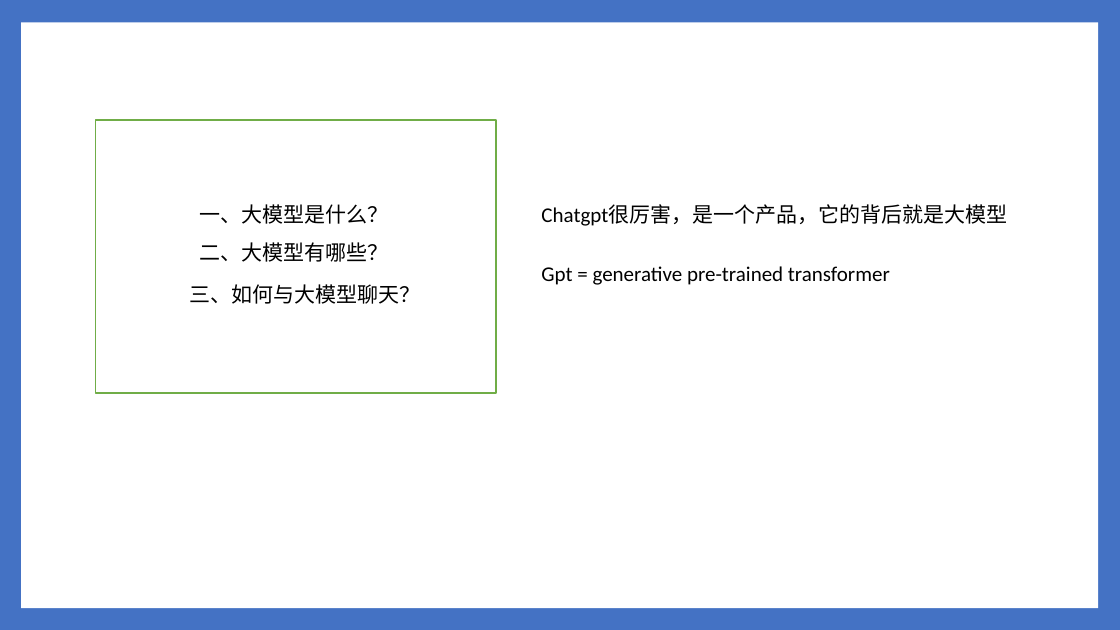
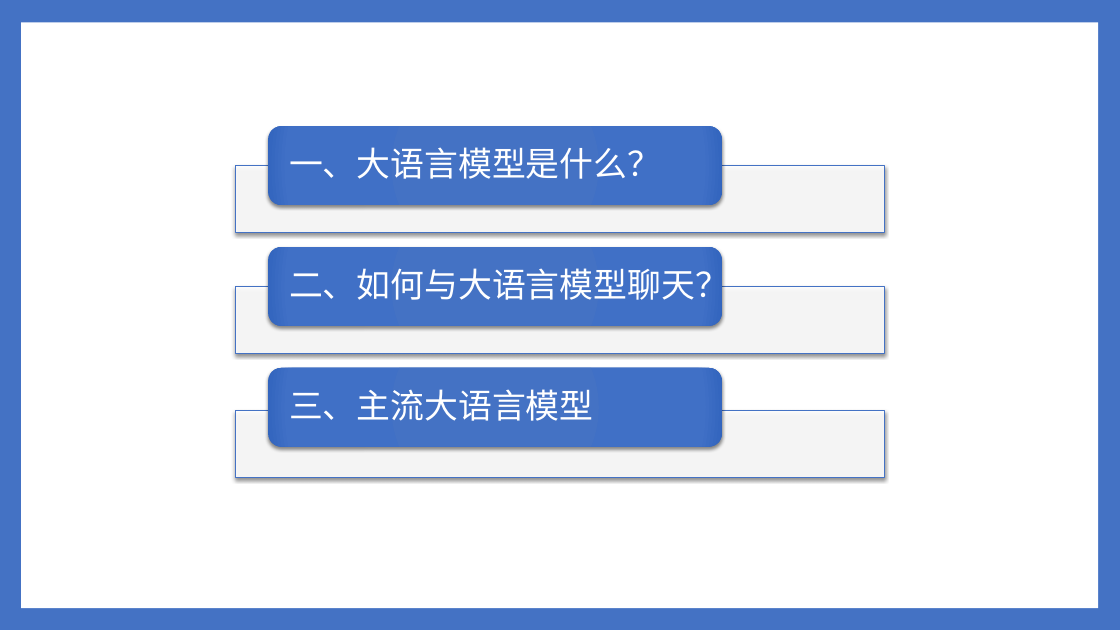
Before and after one commit to ylsdamxssjxxdd/eva, a slide deck: slide 2 of utils/软件介绍.pptx. Drawn at 1120x630 pixels with LibreOffice and Linux fonts; fonts in the diff are those of the drawing. Boxes give left, top, right and bottom in pixels: in the first picture for what was removed or moved away, otherwise in the second. Text is boxed around its words. In the diff, an @@ line names an element or a change of style, - is before the commit and + after.

```diff
--- a/utils/软件介绍.pptx
+++ b/utils/软件介绍.pptx
@@ rectangle removed at [96, 120, 496, 393] @@
@@ text "一、大语言模型是什么？" at [289, 147, 661, 179]: vertical alignment top to middle @@
@@ text at [289, 147, 661, 179]: text changed; size 18 to 29 pt; text colour #000000 to #FFFFFF @@
-一、大模型是什么？
+一、大语言模型是什么？
@@ text removed at [541, 205, 1007, 226] @@
-Chatgpt很厉害，是一个产品，它的背后就是大模型
@@ text removed at [200, 242, 389, 262] @@
-二、大模型有哪些？
@@ text "二、如何与大语言模型聊天？" at [289, 262, 729, 306]: vertical alignment top to middle @@
@@ text at [289, 262, 729, 306]: text changed; size 18 to 29 pt; text colour #000000 to #FFFFFF @@
-三、如何与大模型聊天？
+二、如何与大语言模型聊天？
@@ text removed at [541, 266, 890, 285] @@
-Gpt = generative pre-trained transformer
@@ group added at [236, 126, 885, 477]: 3 rectangles, 3 rounded rectangles, 1 text @@
+三、主流大语言模型
```
Also in this commit, not shown: 4 other slides changed, 9 slides added, 2 slides removed, 8 other files.
